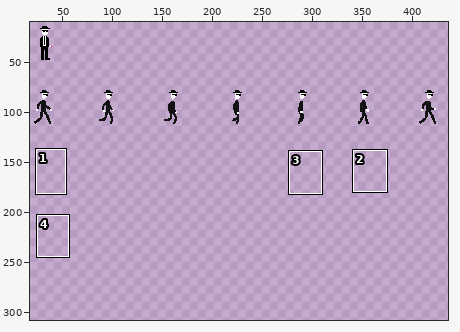
Sprite sheet: assets/mibSheet.png. Above, an overview of the earlier version with the close-up marked.
Close-up. Before the commit:
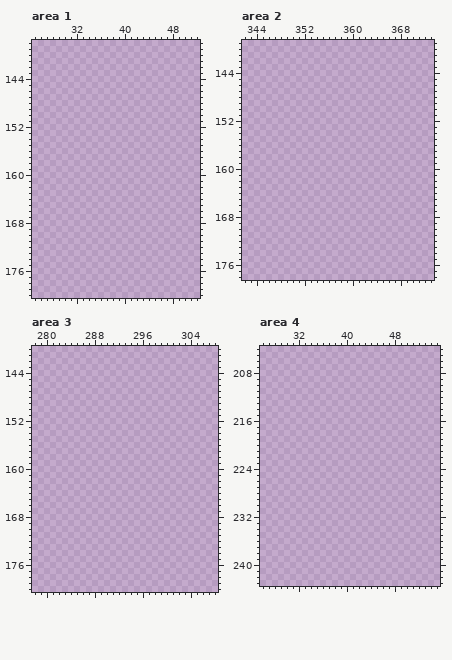
The file is 448x448 pixels. Shown: area 1: x 25..52, y 138..180; area 2: x 342..373, y 139..178; area 3: x 278..308, y 140..180; area 4: x 26..55, y 204..243. The wide view leaves out empty margins. The commit also changed other parts of the picture, which this record leaves out.
The same view after the edit:
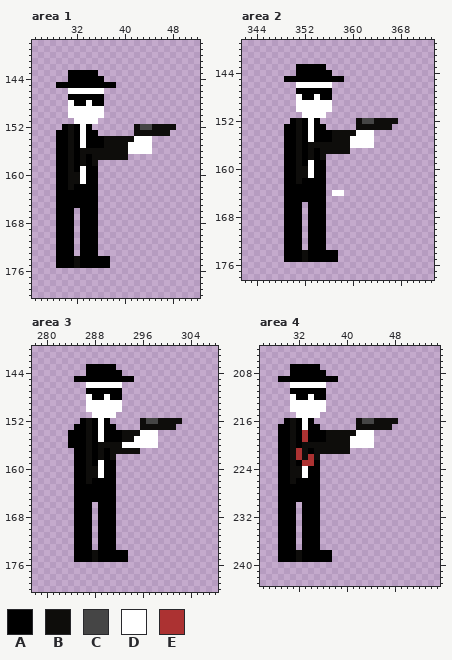
Palette (. is transparent): A #000000  B #0e0d0b  C #454545  D #ffffff  E #ac3232
What changed:
Changed rows in their new state; - is an unchanged pixel.
Area 1:
first column x 29:
143 --AAAAA-------------
144 --AAAAAA------------
145 AAAAAAAAAA----------
146 --DDDDDD------------
147 --AAAAAA------------
148 --DAADAA------------
149 --DDDDDD------------
150 --DDDDDD------------
151 ---DDDD-------------
152 -ABADA-------BCCBBBB
153 AABADAA------BBBBBB-
154 AABADAAABBBBBDDD----
155 AABADAAABBBBDDDD----
156 AABABBBBBBBBDDDD----
157 AABABABBBBBB--------
158 AABABAB-------------
159 AABADAA-------------
160 AABBDAA-------------
161 AABBDAA-------------
162 AABAAAA-------------
163 AAAAAAA-------------
164 AAAAAAA-------------
165 AAAAAAA-------------
166 AAA-AAA-------------
167 AAA-AAA-------------
168 AAA-AAA-------------
169 AAA-AAA-------------
170 AAA-AAA-------------
171 AAA-AAA-------------
172 AAA-AAA-------------
173 AAA-AAA-------------
174 AAABAAAAA-----------
175 AAABAAAAA-----------
Area 2:
first column x 349:
143 --AAAAA------------
144 --AAAAAA-----------
145 AAAAAAAAAA---------
146 --DDDDDD-----------
147 --AAAAAA-----------
148 --DAADAA-----------
149 --DDDDDD-----------
150 --DDDDDD-----------
151 ---DDDD------------
152 -ABADA------BCCBBBB
153 AABADAA-----BBBBBB-
154 AABADAAABBBBDDD----
155 AABADAAABBBDDDD----
156 AABABBBBBBBDDDD----
157 AABABABBBBB--------
158 AABABAB------------
159 AABADAA------------
160 AABBDAA------------
161 AABBDAA------------
162 AABAAAA------------
163 AAAAAAA------------
164 AAAAAAA-DD---------
165 AAAAAAA------------
166 AAA-AAA------------
167 AAA-AAA------------
168 AAA-AAA------------
169 AAA-AAA------------
170 AAA-AAA------------
171 AAA-AAA------------
172 AAA-AAA------------
173 AAA-AAA------------
174 AAABAAAAA----------
175 AAABAAAAA----------
Area 3:
first column x 284:
143 ---AAAAA-----------
144 ---AAAAAA----------
145 -AAAAAAAAAA--------
146 ---DDDDDD----------
147 ---AAAAAA----------
148 ---DAADAA----------
149 ---DDDDDD----------
150 ---DDDDDD----------
151 ----DDDD-----------
152 --ABADA-----BCCBBBB
153 -AABADAA----BBBBBB-
154 AAABADAAABBBDDD----
155 AAABADAAABBDDDD----
156 AAABABBBBDDDDDD----
157 -AABABABBBBB-------
158 -AABABAB-----------
159 -AABADAA-----------
160 -AABBDAA-----------
161 -AABBDAA-----------
162 -AABAAAA-----------
163 -AAAAAAA-----------
164 -AAAAAAA-----------
165 -AAAAAAA-----------
166 -AAA-AAA-----------
167 -AAA-AAA-----------
168 -AAA-AAA-----------
169 -AAA-AAA-----------
170 -AAA-AAA-----------
171 -AAA-AAA-----------
172 -AAA-AAA-----------
173 -AAA-AAA-----------
174 -AAABAAAAA---------
175 -AAABAAAAA---------
Area 4:
first column x 29:
207 --AAAAA-------------
208 --AAAAAA------------
209 AAAAAAAAAA----------
210 --DDDDDD------------
211 --AAAAAA------------
212 --DAADAA------------
213 --DDDDDD------------
214 --DDDDDD------------
215 ---DDDD-------------
216 -ABADA-------BCCBBBB
217 AABADAA------BBBBBB-
218 AABAEAAABBBBBDDD----
219 AABAEAAABBBBDDDD----
220 AABABBBBBBBBDDDD----
221 AABEBABBBBBB--------
222 AABEBEB-------------
223 AABAEEA-------------
224 AABBDAA-------------
225 AABBDAA-------------
226 AABAAAA-------------
227 AAAAAAA-------------
228 AAAAAAA-------------
229 AAAAAAA-------------
230 AAA-AAA-------------
231 AAA-AAA-------------
232 AAA-AAA-------------
233 AAA-AAA-------------
234 AAA-AAA-------------
235 AAA-AAA-------------
236 AAA-AAA-------------
237 AAA-AAA-------------
238 AAABAAAAA-----------
239 AAABAAAAA-----------
